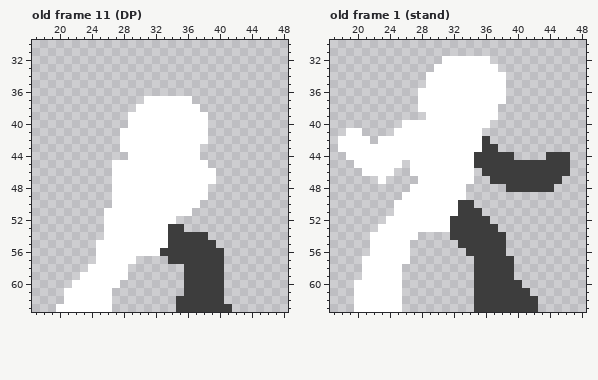
Pixel-art file, stored at src/Unity/Fighters/Assets/Art/Sprites/Animations/specials.aseprite. Above is the file before it was changed.
64x64 pixels, 50 frames. Shown: old frame 11 (DP): x 17..48, y 30..63; old frame 1 (stand): x 17..48, y 30..63. The commit also changed other frames, which this record leaves out.
The result:
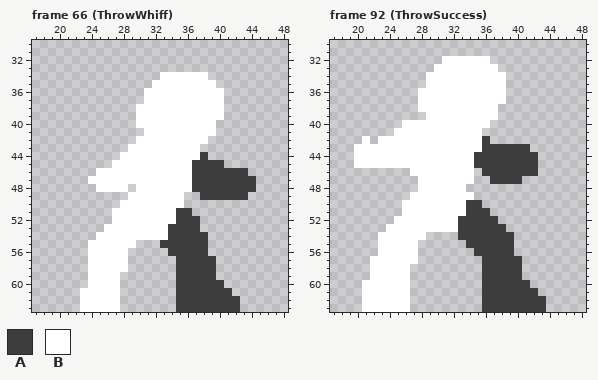
Palette (. is transparent): A #3d3d3d  B #ffffff
A new or re-ordered frame is compared with the old frame closest to it.
The exact change:
frames 50 -> 93
Frame 66 (ThrowWhiff) is new; against old frame 11 (DP), layer "Layer 1":
Colour A is added in row 44 at x 38; in row 45 at x 39 to 40; in row 46 at x 40 to 43; in row 47 at x 40 to 44; in row 48 at x 39 to 44; in row 49 at x 39 to 43.
Colour A is added in row 52 at x 35 to 37; in row 53 at x 36 to 37; in rows 58 to 60 at x 35; in row 61 at x 35 and 41; in row 62 at x 41 to 42; in row 63 at x 42.
Colour A replaces colour B in row 45 at x 37 to 38; in rows 46 to 47 at x 37 to 39; in row 48 at x 37 to 38; in row 49 at x 38; in row 51 at x 35 to 36; in row 55 at x 33.
Colour B is added in row 34 at x 33 to 38; in row 35 at x 32 to 39; in row 36 at x 31 to 40; in row 37 at x 37 to 40; in row 38 at x 38 to 40; in row 39 at x 39 to 40.
Colour B is added in rows 40 to 41 at x 39; in row 44 at x 28; in row 46 at x 25 to 26; in row 47 at x 24 to 26; in row 48 at x 25 to 26; in row 54 at x 25.
Colour B is added in rows 55 to 57 at x 24; in rows 61 to 63 at x 27.
Colour A is gone in row 55 at x 39; in row 56 at x 33 and 39 to 40; in row 57 at x 34 and 40; in rows 58 to 59 at x 40.
Colour B is gone in rows 39 to 40 at x 29; in row 41 at x 28 to 30; in row 42 at x 28 to 29; in row 43 at x 28; in row 48 at x 29; in row 49 at x 27 to 28 and 36 to 37.
Colour B is gone in row 50 at x 27 and 36 to 37; in rows 51 to 52 at x 26; in row 55 at x 30 to 32; in row 56 at x 29 to 32; in row 57 at x 29; in row 59 at x 23 and 28.
Colour B is gone in row 60 at x 22 to 23; in rows 61 to 62 at x 21 to 22; in row 63 at x 20 to 22.
Frame 92 (ThrowSuccess) is new; against old frame 1 (stand), layer "Layer 1":
Colour A is added in row 43 at x 38 to 41; in row 44 at x 40 to 42; in row 50 at x 35; in row 51 at x 36; in row 52 at x 37; in row 53 at x 38.
Colour A is added in rows 54 to 56 at x 39; in rows 57 to 59 at x 40; in row 60 at x 41; in row 61 at x 42; in rows 62 to 63 at x 43.
Colour B is added in row 45 at x 26; in row 49 at x 34; in row 54 at x 28; in rows 55 to 57 at x 27; in rows 58 to 63 at x 26.
Colour B replaces colour A in rows 50 to 51 at x 33; in rows 52 to 53 at x 32.
Colour A is gone in row 44 at x 44 to 46; in rows 45 to 46 at x 43 to 46; in row 47 at x 41 to 45; in row 48 at x 39 to 44; in row 54 at x 32; in row 55 at x 33.
Colour A is gone in row 56 at x 34; in rows 57 to 63 at x 35.
Colour B is gone in row 41 at x 19 to 20; in row 42 at x 18 to 20; in row 43 at x 18 to 19; in row 44 at x 19; in row 46 at x 21 to 24; in row 47 at x 23.
Colour B is gone in row 48 at x 27; in row 49 at x 26; in rows 50 to 51 at x 25; in row 52 at x 24; in row 53 at x 23; in rows 54 to 56 at x 22.
Colour B is gone in rows 57 to 59 at x 21; in rows 60 to 63 at x 20.
